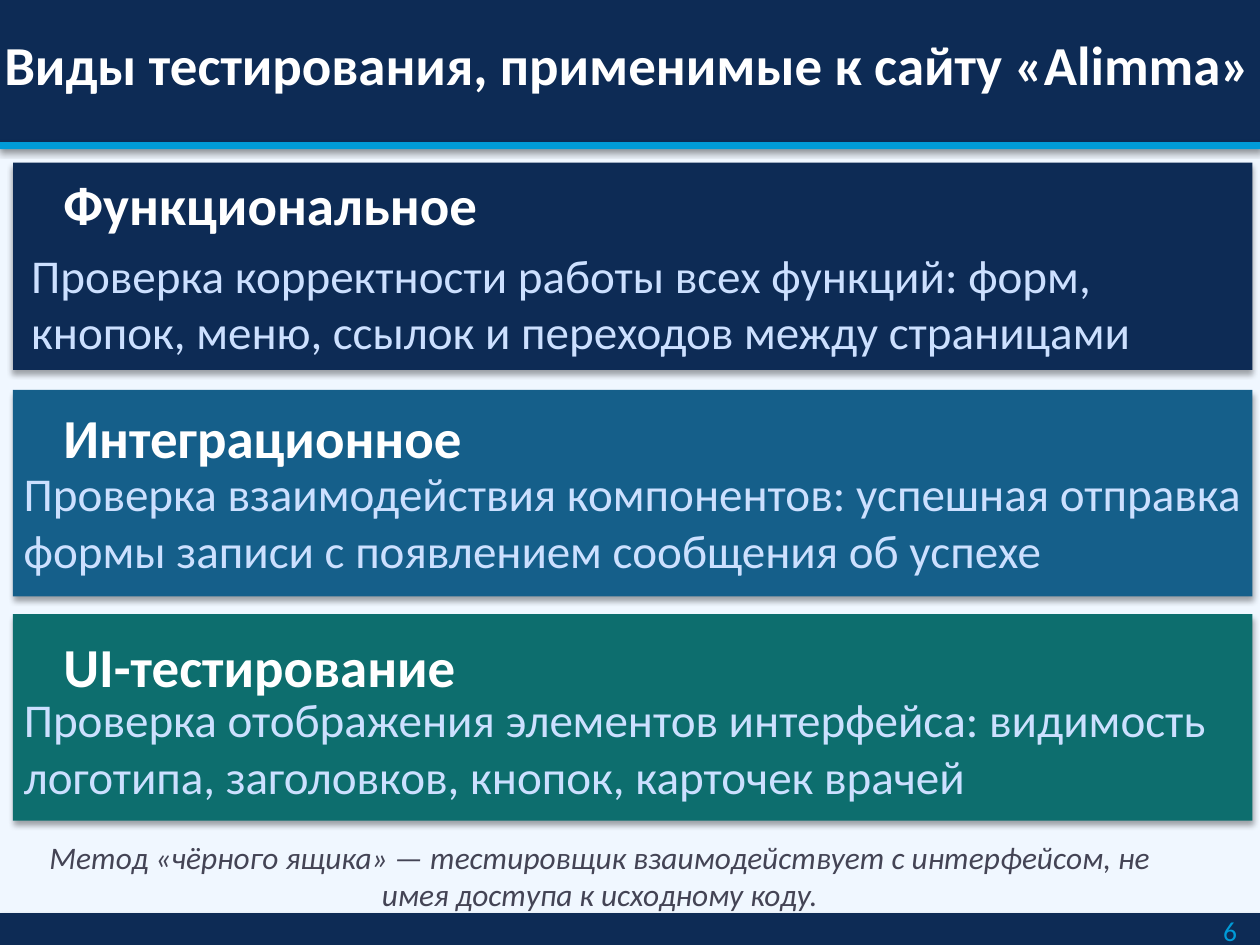
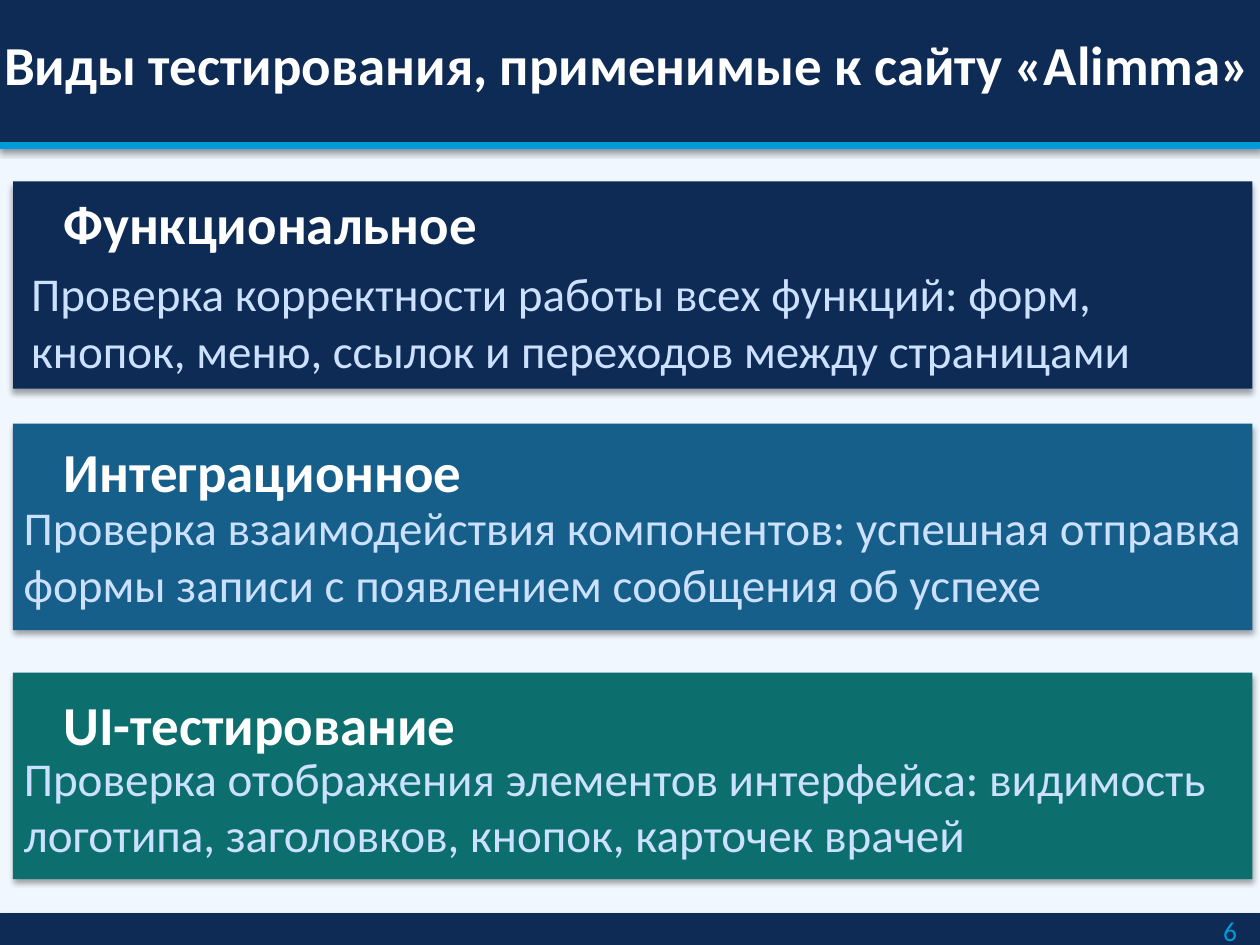
Before and after one commit to A-nastasia627/Diplom, a slide deck: slide 6 of Презентация_Шавалеева_Python_QA .pptx. Drawn at 1260x945 pixels with LibreOffice and Linux fonts; fonts in the diff are those of the drawing. Boxes give left, top, right and bottom in pixels: in the first picture for what was removed or moved away, otherwise in the second. Text is boxed around its words. In the diff, an @@ line names an element or a change of style, - is before the commit and + after.

```diff
--- a/Презентация_Шавалеева_Python_QA .pptx
+++ b/Презентация_Шавалеева_Python_QA .pptx
@@ 2 texts, 1 rectangle: place and size @@
-2 texts, 1 rectangle at bbox=[13, 162, 1253, 370]
+2 texts, 1 rectangle at bbox=[13, 181, 1253, 388]
@@ 2 texts, 1 rectangle: place and size @@
-2 texts, 1 rectangle at bbox=[13, 390, 1253, 596]
+2 texts, 1 rectangle at bbox=[13, 424, 1253, 630]
@@ 2 texts, 1 rectangle: place and size @@
-2 texts, 1 rectangle at bbox=[13, 614, 1253, 821]
+2 texts, 1 rectangle at bbox=[13, 672, 1253, 879]
@@ text removed at bbox=[49, 848, 1149, 914] @@
-Метод «чёрного ящика» — тестировщик взаимодействует с интерфейсом, не имея доступа к исходному коду.
```
Also in this commit, not shown: 3 other slides changed, 3 other files.
